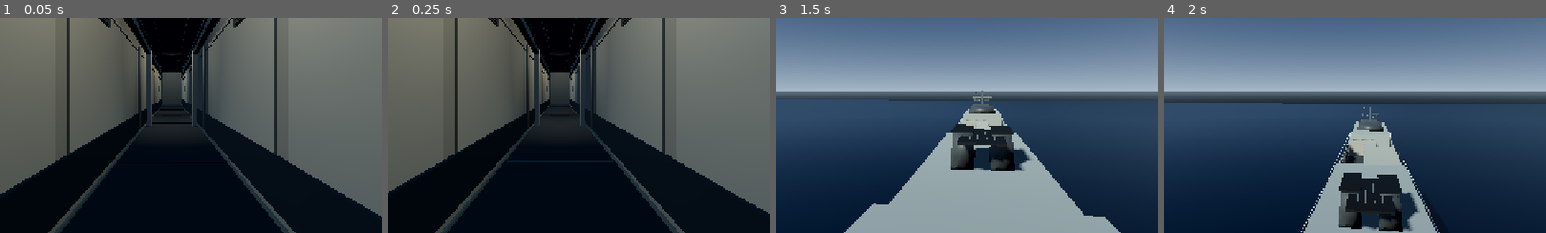
Above: before the commit, frames 1-4 (left to right).
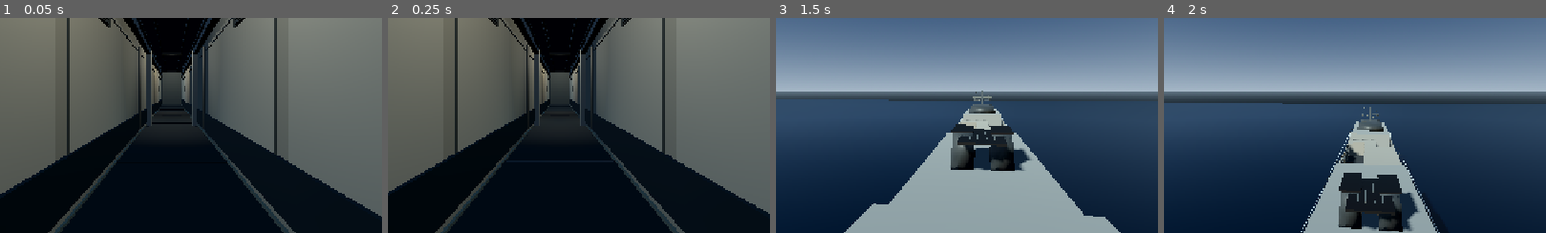
Above: after the commit, the same moments.

Repository: YukkuriP/Yukkuri-FPS-3
Game: Godot game, scene res://scenes/main.tscn
Same seed, same stepped clock (60 frames per second), same inputs: the game is played once before the commit and once after it.
Inputs (mouse positions are % of the whole screen's width and height, from its top left):
- Up to frame 1 (0.05 s): no input
- Up to frame 2 (0.25 s): no input
- Up to frame 3 (1.5 s): tap Enter at 0.5 s; move the mouse to (55, 50) at 0.52 s; hold F (fleet_fly_toggle) 0.53-1.28 s; hold Space (fleet_fly_up) from 0.53 s (still down); click (55, 50) at 0.67 s; move the mouse to (45, 50) at 1.27 s; tap E (fleet_interact) at 1.35 s
- Up to frame 4 (2 s): keep holding Space (fleet_fly_up)
The pictures show only the part of the screen within x 28-78%, y 32-82%; the shares and areas given below are measured in that part.

The runs differ from the first frame. In frame 1, 0.1% of the frame differs, in the area x 48-50%, y 22-40%; in frame 2, 0.1%; in frame 3, less than 0.1%; in frame 4, less than 0.1%.

Commit message:
Brighten practical deckhouse and bridge fixtures

Diff:
--- a/scripts/visual_upgrade.gd
+++ b/scripts/visual_upgrade.gd
@@ -372,7 +372,7 @@
 		var lamp := OmniLight3D.new()
 		lamp.position = Vector3(0.0, y - 0.18, z)
 		lamp.light_color = Color(0.82, 0.78, 0.67)
-		lamp.light_energy = 0.62
+		lamp.light_energy = 1.0
 		lamp.omni_range = 6.5
 		add_child(lamp)
 
